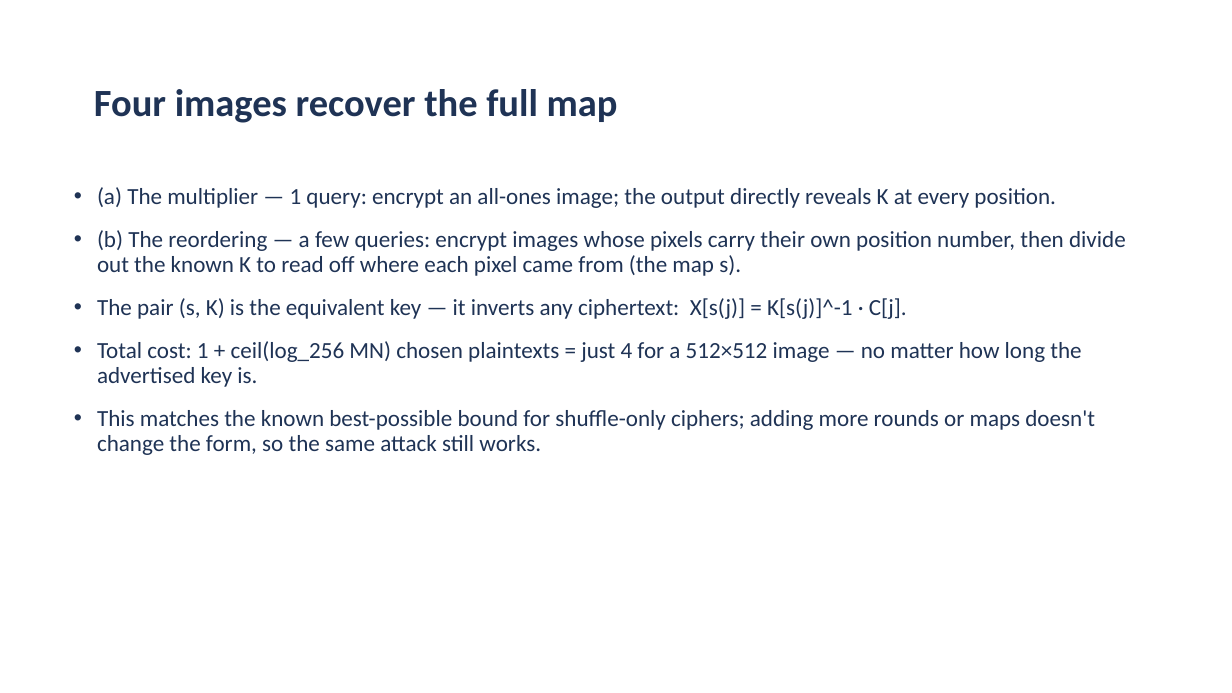
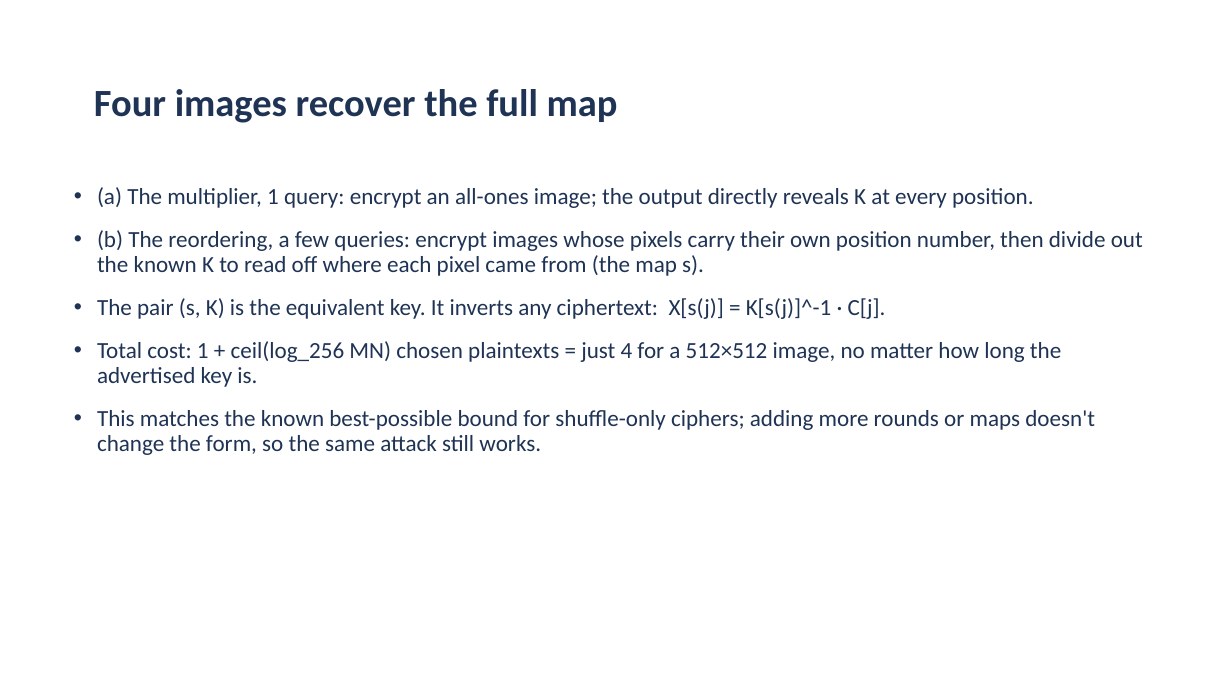
Before and after one commit to aiparallel0/chaoscrypt, a slide deck: slide 5 of papers/paper1-chaos-cpa/presentation.pptx. Drawn at 1232x693 pixels with LibreOffice and Linux fonts; fonts in the diff are those of the drawing; background and template pictures are left out. Boxes give left, top, right and bottom in pixels: in the first picture for what was removed or moved away, otherwise in the second. Text is boxed around its words. In the diff, an @@ line names an element or a change of style, - is before the commit and + after.

```diff
--- a/papers/paper1-chaos-cpa/presentation.pptx
+++ b/papers/paper1-chaos-cpa/presentation.pptx
@@ text at (97, 187, 1143, 387): text changed @@
-• (a) The multiplier — 1 query: encrypt an all-ones image; the output directly reveals K at every position.
-• (b) The reordering — a few queries: encrypt images whose pixels carry their own position number, then divide out the known K to read off where each pixel came from (the map s).
-• The pair (s, K) is the equivalent key — it inverts any ciphertext: X[s(j)] = K[s(j)]^-1 · C[j].
-• Total cost: 1 + ceil(log_256 MN) chosen plaintexts = just 4 for a 512×512 image — no matter how long the advertised key is.
+• (a) The multiplier, 1 query: encrypt an all-ones image; the output directly reveals K at every position.
+• (b) The reordering, a few queries: encrypt images whose pixels carry their own position number, then divide out the known K to read off where each pixel came from (the map s).
+• The pair (s, K) is the equivalent key. It inverts any ciphertext: X[s(j)] = K[s(j)]^-1 · C[j].
+• Total cost: 1 + ceil(log_256 MN) chosen plaintexts = just 4 for a 512×512 image, no matter how long the advertised key is.
```
Also in this commit, not shown: 13 other slides changed, 6 other files.
